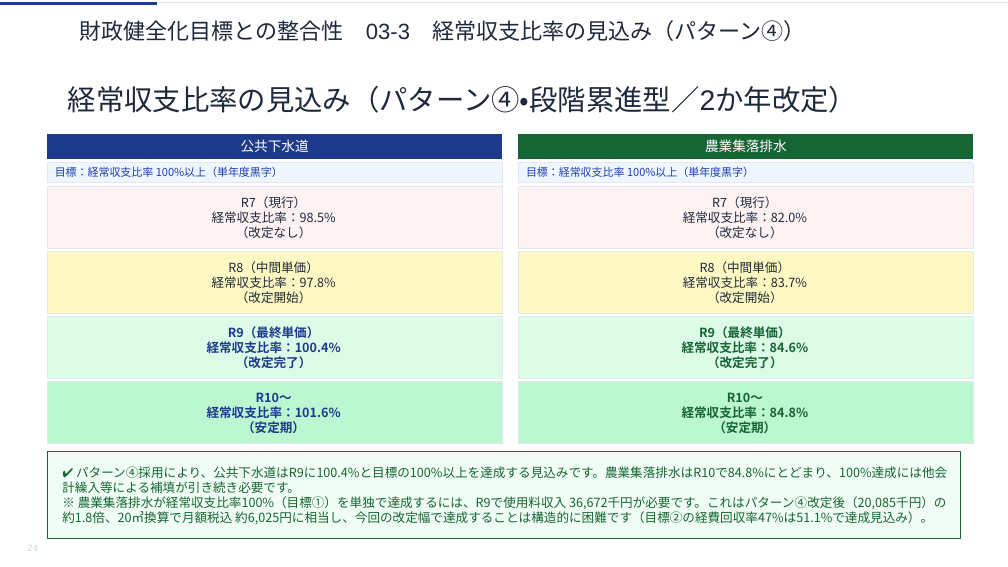
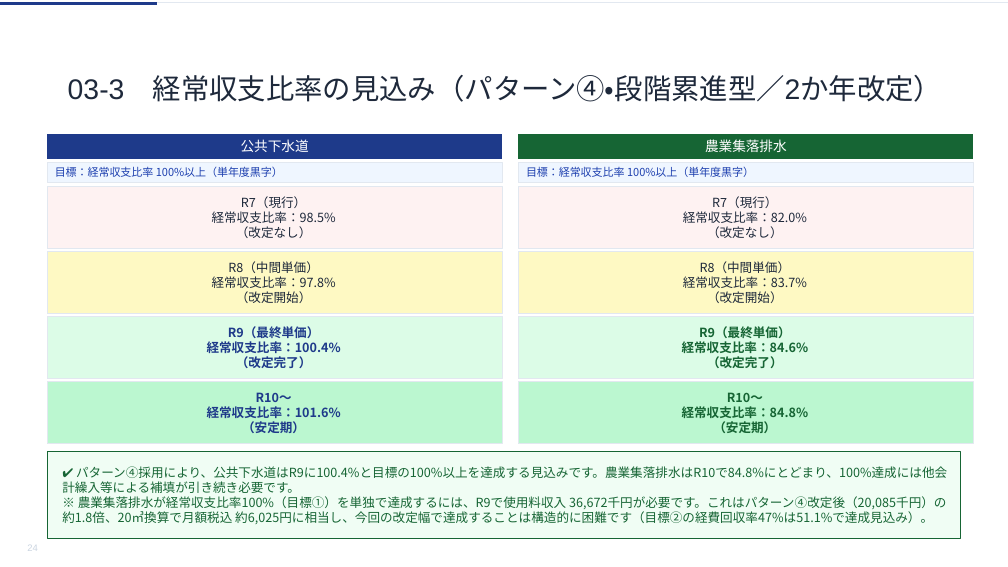
Before and after one commit to ryowakayama-gif/repository, a slide deck: slide 24 of rokko_sewage_council/output/六戸町_第2回審議会資料.pptx. Drawn at 1008x567 pixels with LibreOffice and Linux fonts; fonts in the diff are those of the drawing. Boxes give left, top, right and bottom in pixels: in the first picture for what was removed or moved away, otherwise in the second. Text is boxed around its words. In the diff, an @@ line names an element or a change of style, - is before the commit and + after.

```diff
--- a/rokko_sewage_council/output/六戸町_第2回審議会資料.pptx
+++ b/rokko_sewage_council/output/六戸町_第2回審議会資料.pptx
@@ freeform shape removed at (79, 15, 982, 47) @@
-財政健全化目標との整合性 03-3 経常収支比率の見込み（パターン④）
@@ text in freeform shape at (68, 75, 942, 102): text changed @@
-経常収支比率の見込み（パターン④・段階累進型／2か年改定）
+03-3 経常収支比率の見込み（パターン④・段階累進型／2か年改定）
@@ freeform shape "03-3 経常収支比率の見込み（パターン④・段階累進型／2か年改定）": place and size @@
-freeform shape "03-3 経常収支比率の見込み（パターン④・段階累進型／2か年改定）" at (68, 70, 982, 129)
+freeform shape "03-3 経常収支比率の見込み（パターン④・段階累進型／2か年改定）" at (68, 60, 982, 118)
```
Also in this commit, not shown: 30 other slides changed, 3 other files.
